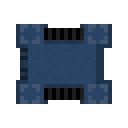
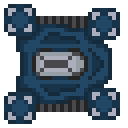
Before/after of a 128 × 128 layered artwork. What changed in the layer stack:
hid "Layer 0 copy", moved it above "Layer 4", painted on it over (16, 4, 120, 104)
renamed "Layer 0 copy 2" to "Layer 4", painted on it over (4, 4, 120, 124)
